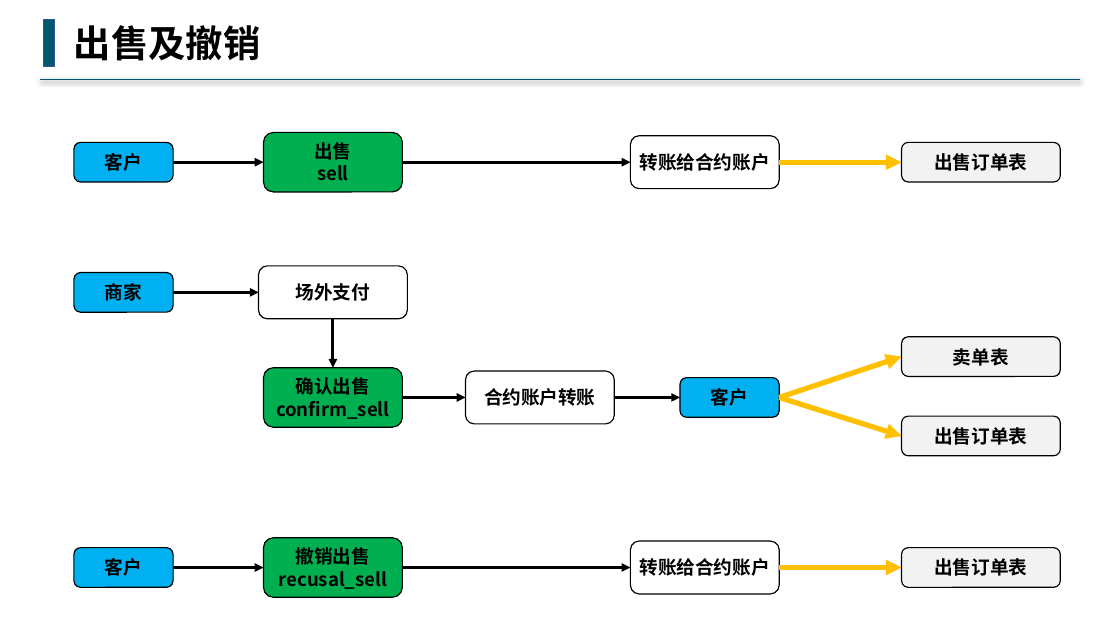
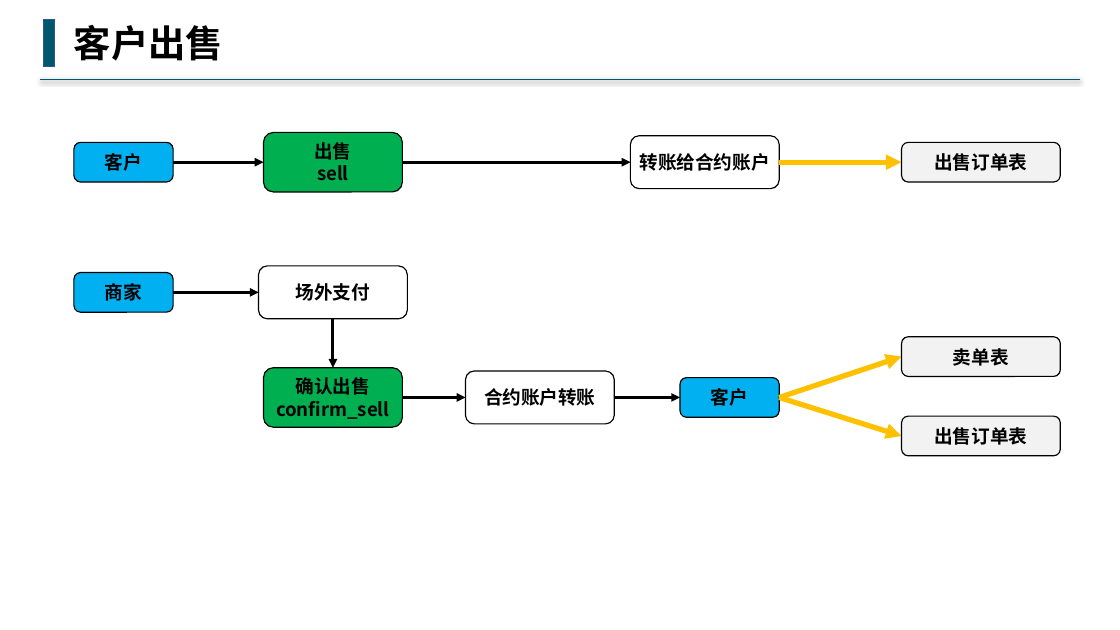
Before and after one commit to buddhachain/buddhaContract, a slide deck: slide 9 of doc/09.场外交易.pptx. Drawn at 1120x630 pixels with LibreOffice and Linux fonts; fonts in the diff are those of the drawing. Boxes give left, top, right and bottom in pixels: in the first picture for what was removed or moved away, otherwise in the second. Text is boxed around its words. In the diff, an @@ line names an element or a change of style, - is before the commit and + after.

```diff
--- a/doc/09.场外交易.pptx
+++ b/doc/09.场外交易.pptx
@@ text at (x1=74, y1=25, x2=223, y2=61): text changed @@
-出售及撤销
+客户出售
@@ rounded rectangle removed at (x1=264, y1=538, x2=402, y2=597) @@
-撤销出售
-recusal_sell
@@ rounded rectangle removed at (x1=74, y1=548, x2=173, y2=587) @@
-客户
@@ arrow removed from (173, 568) to (264, 568) @@
@@ arrow removed from (402, 568) to (631, 568) @@
@@ rounded rectangle removed at (x1=631, y1=541, x2=780, y2=594) @@
-转账给合约账户
@@ arrow removed from (780, 568) to (902, 568) @@
@@ rounded rectangle removed at (x1=902, y1=548, x2=1060, y2=587) @@
-出售订单表
```
Also in this commit, not shown: 8 other slides changed.
